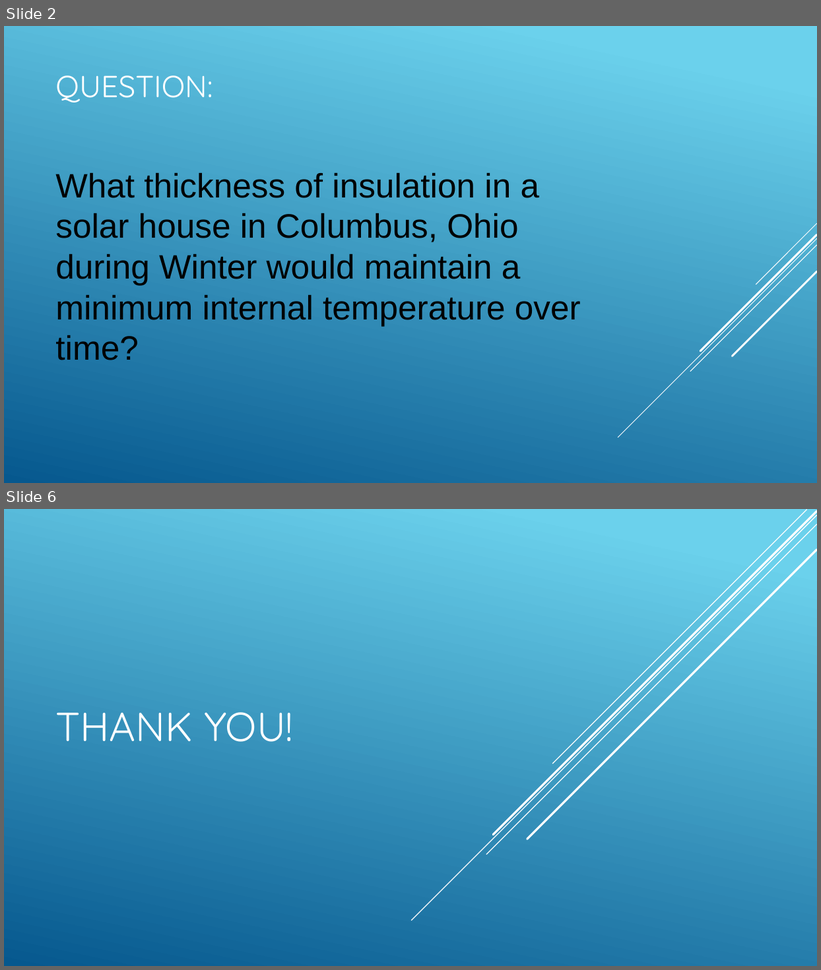
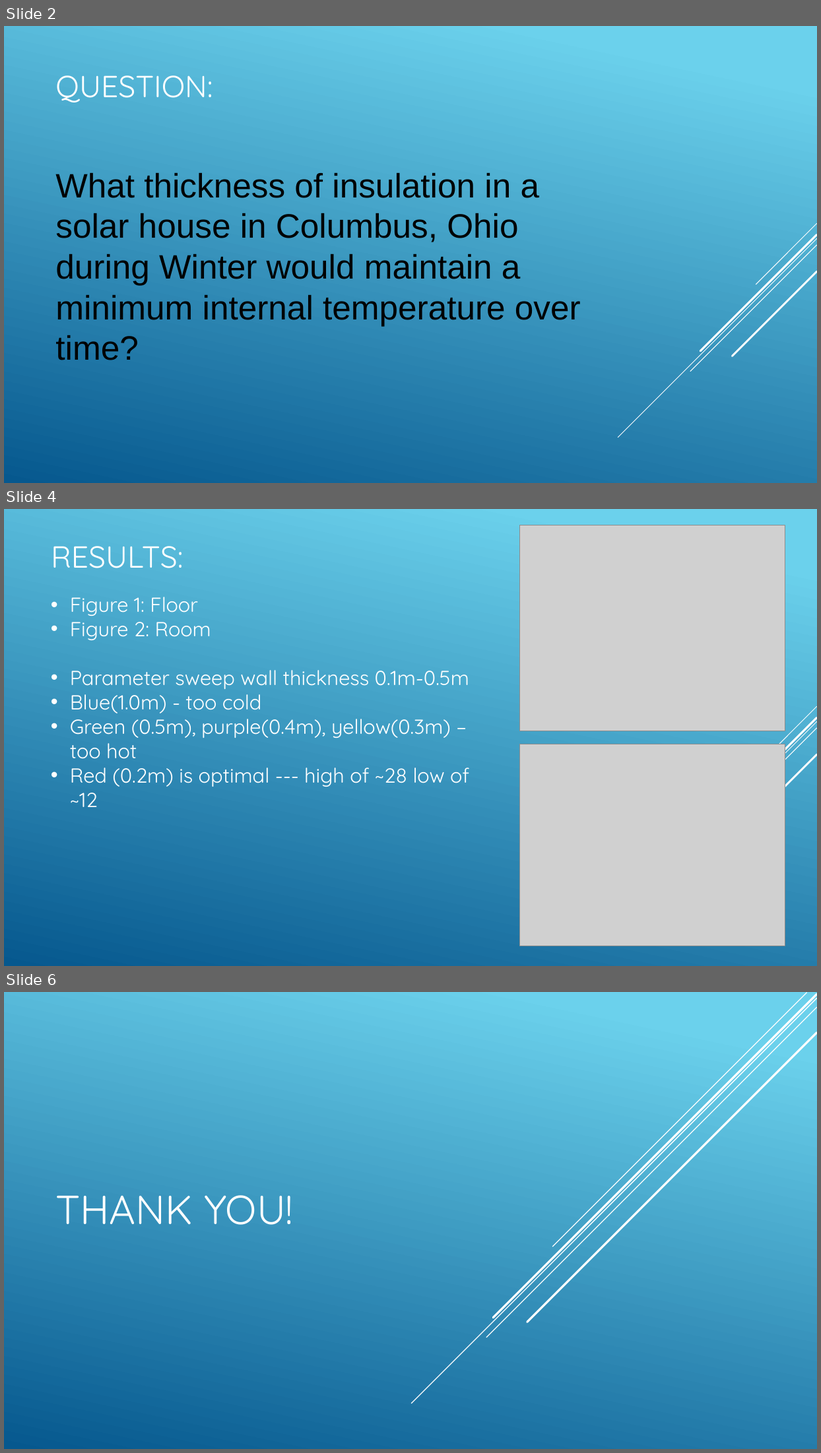
Before and after one commit to drewnotdrew/modsim-thermal-systems, a slide deck: Presentation.pptx. Shown one above the other, each under a label of ours: slides 2 and 6 before the commit, slides 2, 4 and 6 after it; the slides between them are not shown. The pictures are 821x970 and 821x1453 pixels, drawn with LibreOffice and Linux fonts; fonts in the diff are those of the drawing; grey boxes stand for pictures. Boxes give left, top, right and bottom in pixels: in the first picture for what was removed or moved away, otherwise in the second. Text is boxed around its words. In the diff, an @@ line names an element or a change of style, - is before the commit and + after.

```diff
--- a/Presentation.pptx
+++ b/Presentation.pptx
@@ slide 4 added at <box>4,509,817,966</box>, background gradient #6ED2EB to #06588E; not listed: 5 template elements that a slide beside it also shows @@
@@ picture added at <box>520,525,785,731</box> @@
@@ title added at <box>51,546,183,568</box>, 36 pt, text #FFFFFF @@
+RESULTS:
@@ text added at <box>70,597,469,807</box>, 24 pt, text #FFFFFF @@
+• Figure 1: Floor
+• Figure 2: Room
+• Parameter sweep wall thickness 0.1m-0.5m
+• Blue(1.0m) - too cold
+• Green (0.5m), purple(0.4m), yellow(0.3m) – too hot
+• Red (0.2m) is optimal --- high of ~28 low of ~12
@@ picture added at <box>520,745,785,947</box> @@
```
Also in this commit, not shown: 2 slides changed, 1 slide removed.
